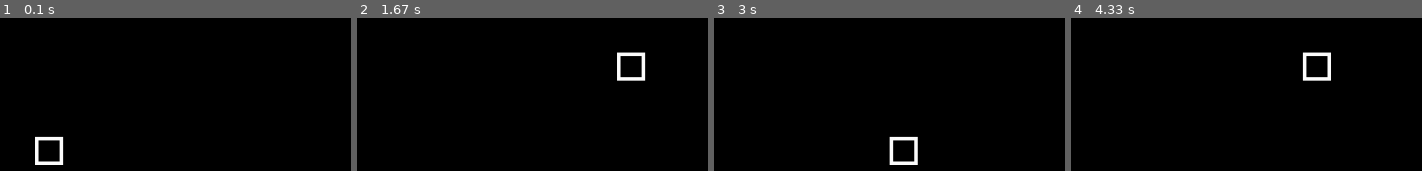
Above: before the commit, frames 1-4 (left to right).
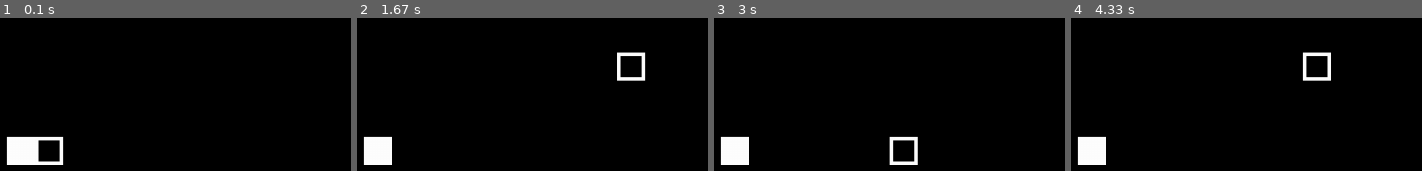
Above: after the commit, the same moments.

Repository: niel-conradie/Snake-Pygame
Game: pygame game, started from snake/run.py
Same seed, same stepped clock (60 frames per second), same inputs: the game is played once before the commit and once after it.
Inputs:
- Up to frame 1 (0.1 s): no input
- Up to frame 2 (1.67 s): hold Right 0.33-0.8 s; hold Up 0.83-1.3 s; hold Right from 1.33 s (still down)
- Up to frame 3 (3 s): release Right at 1.8 s; hold Left 1.83-2.37 s; hold Down 2.4-2.8 s; hold Left from 2.83 s (still down)
- Up to frame 4 (4.33 s): release Left at 3.23 s; hold Up 3.27-3.67 s; hold Right from 3.7 s (still down)

The runs differ from the first frame. In frame 1, 1.6% of the frame differs, in the area x 1-10%, y 77-97%; in frame 2, 1.6%; in frame 3, 1.6%; in frame 4, 1.6%.

Commit message:
Update game.py
Draw apple on screen.

Diff:
--- a/snake/game.py
+++ b/snake/game.py
@@ -3,6 +3,7 @@
 
 from pygame.locals import *
 from snake import Snake
+from apple import Apple
 
 
 class Game:
@@ -15,6 +16,13 @@
         self.surface = pygame.display.set_mode((1280, 720))
         self.snake = Snake(self.surface)
         self.snake.draw()
+        self.apple = Apple(self.surface)
+        self.apple.draw()
+
+    def play(self):
+        """Play the game."""
+        self.snake.walk()
+        self.apple.draw()
 
     def start_game(self):
         """Start the game."""
@@ -40,7 +48,7 @@
                 elif event.type == QUIT:
                     running = False
 
-            self.snake.walk()
+            self.play()
 
             # Update snake position interval.
             time.sleep(0.15)
